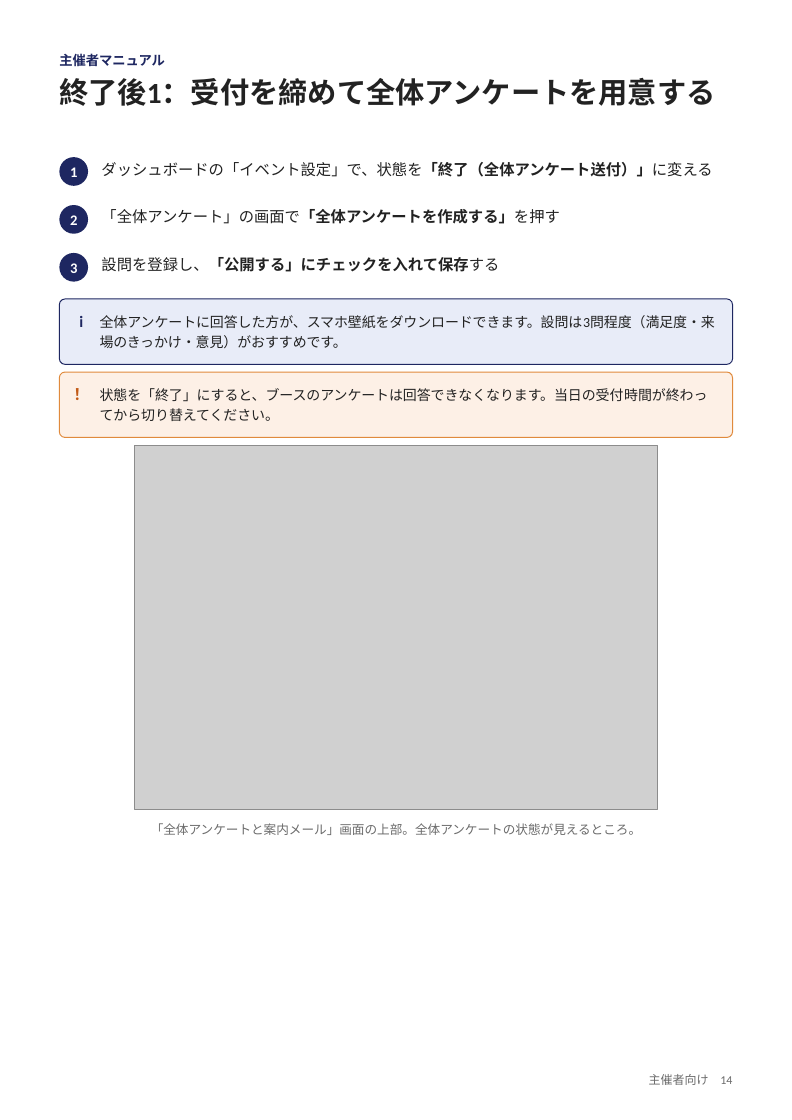
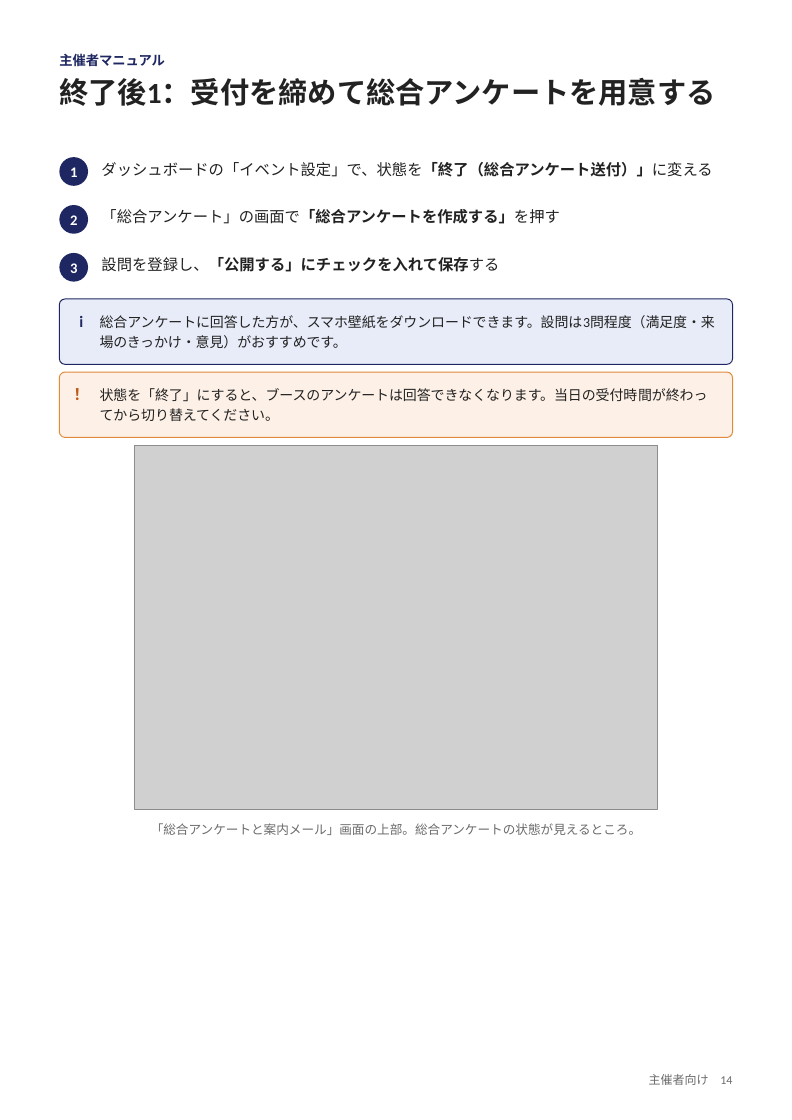
Before and after one commit to nisplus/enque, a slide deck: slide 14 of docs/manual-organizer.pptx. Drawn at 792x1120 pixels with LibreOffice and Linux fonts; fonts in the diff are those of the drawing; grey boxes stand for pictures. Boxes give left, top, right and bottom in pixels: in the first picture for what was removed or moved away, otherwise in the second. Text is boxed around its words. In the diff, an @@ line names an element or a change of style, - is before the commit and + after.

```diff
--- a/docs/manual-organizer.pptx
+++ b/docs/manual-organizer.pptx
@@ text at (x1=59, y1=78, x2=715, y2=106): text changed @@
-終了後1：受付を締めて全体アンケートを用意する
+終了後1：受付を締めて総合アンケートを用意する
@@ text at (x1=101, y1=162, x2=712, y2=177): text changed @@
-ダッシュボードの「イベント設定」で、状態を「終了（全体アンケート送付）」に変える
+ダッシュボードの「イベント設定」で、状態を「終了（総合アンケート送付）」に変える
@@ text at (x1=101, y1=209, x2=559, y2=224): text changed @@
-「全体アンケート」の画面で「全体アンケートを作成する」を押す
+「総合アンケート」の画面で「総合アンケートを作成する」を押す
@@ text at (x1=100, y1=315, x2=715, y2=348): text changed @@
-全体アンケートに回答した方が、スマホ壁紙をダウンロードできます。設問は3問程度（満足度・来場のきっかけ・意見）がおすすめです。
+総合アンケートに回答した方が、スマホ壁紙をダウンロードできます。設問は3問程度（満足度・来場のきっかけ・意見）がおすすめです。
@@ text at (x1=151, y1=823, x2=641, y2=835): text changed @@
-「全体アンケートと案内メール」画面の上部。全体アンケートの状態が見えるところ。
+「総合アンケートと案内メール」画面の上部。総合アンケートの状態が見えるところ。
```
Also in this commit, not shown: 7 other slides changed, 44 other files.
